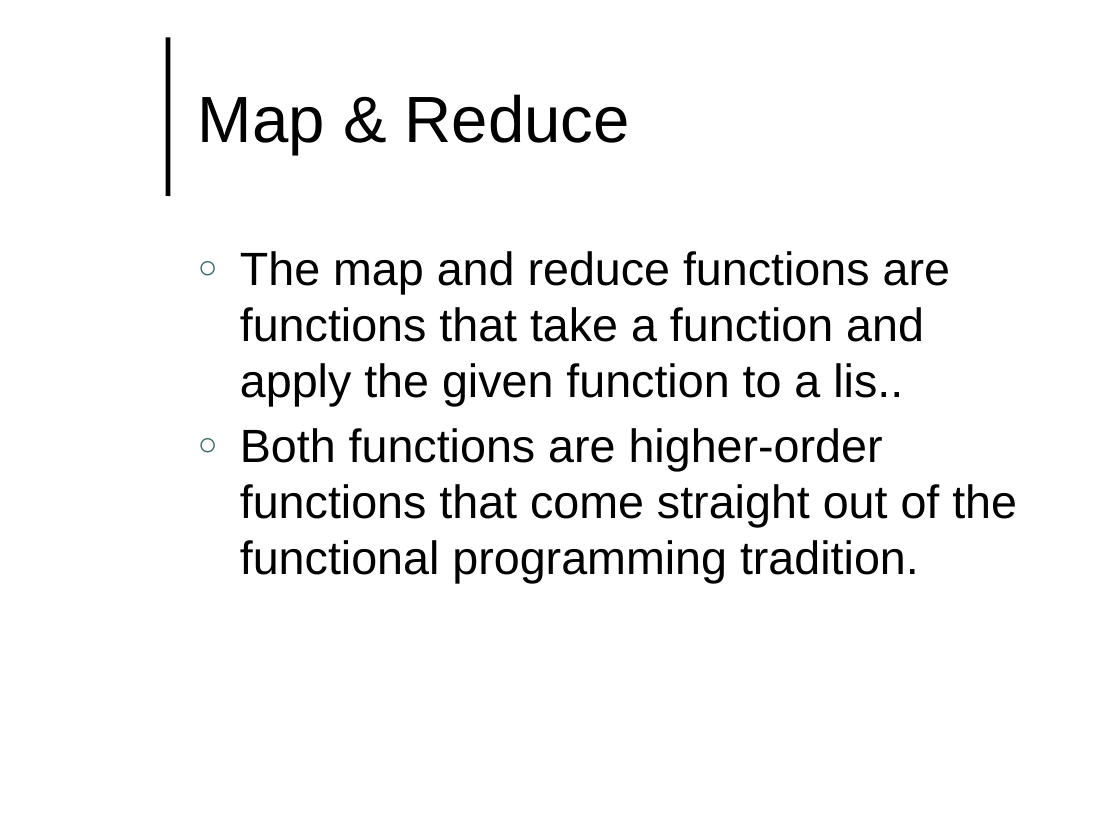
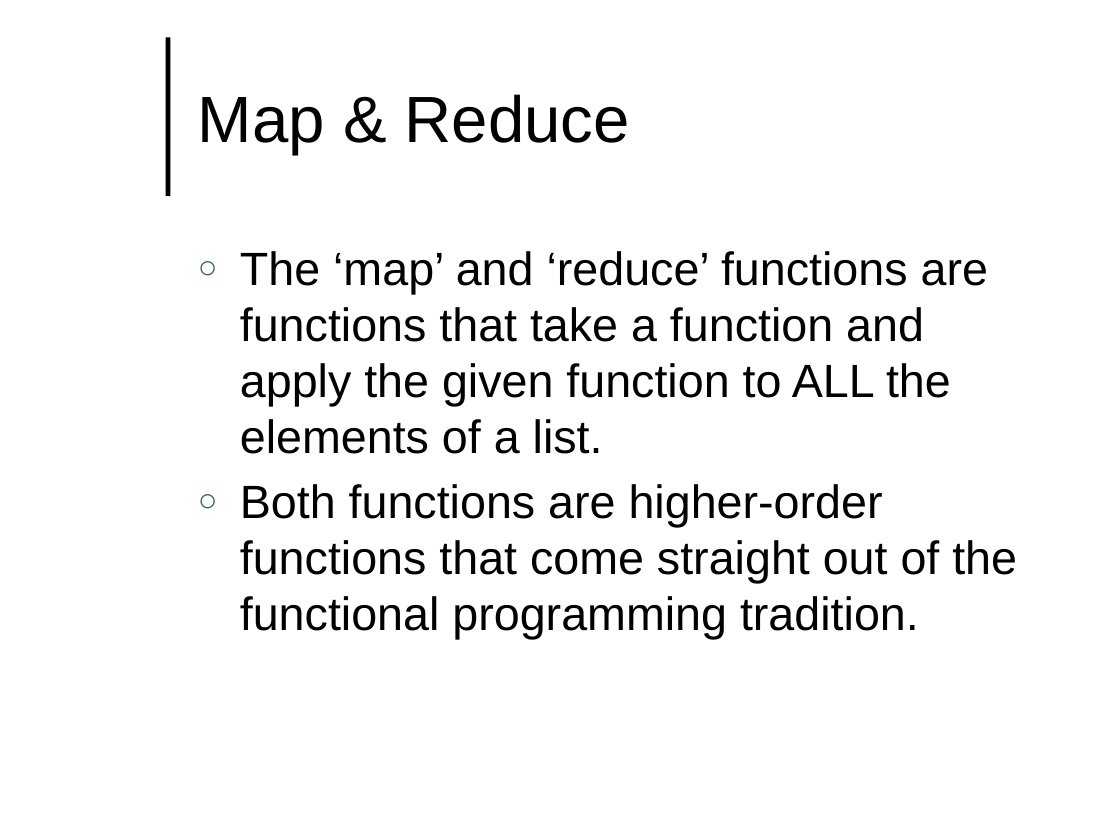
Before and after one commit to lutzhamel/CSC493, a slide deck: slide 9 of notes/csc493-ln012.pptx. Drawn at 1120x840 pixels with LibreOffice and Linux fonts; fonts in the diff are those of the drawing; background and template pictures are left out. Boxes give left, top, right and bottom in pixels: in the first picture for what was removed or moved away, otherwise in the second. Text is boxed around its words. In the diff, an @@ line names an element or a change of style, - is before the commit and + after.

```diff
--- a/notes/csc493-ln012.pptx
+++ b/notes/csc493-ln012.pptx
@@ text at (240, 251, 988, 454): text changed @@
-○ The map and reduce functions are functions that take a function and apply the given function to a lis..
+○ The ‘map’ and ‘reduce’ functions are functions that take a function and apply the given function to ALL the elements of a list.
```
Also in this commit, not shown: 1 other slide changed, 1 other file.
